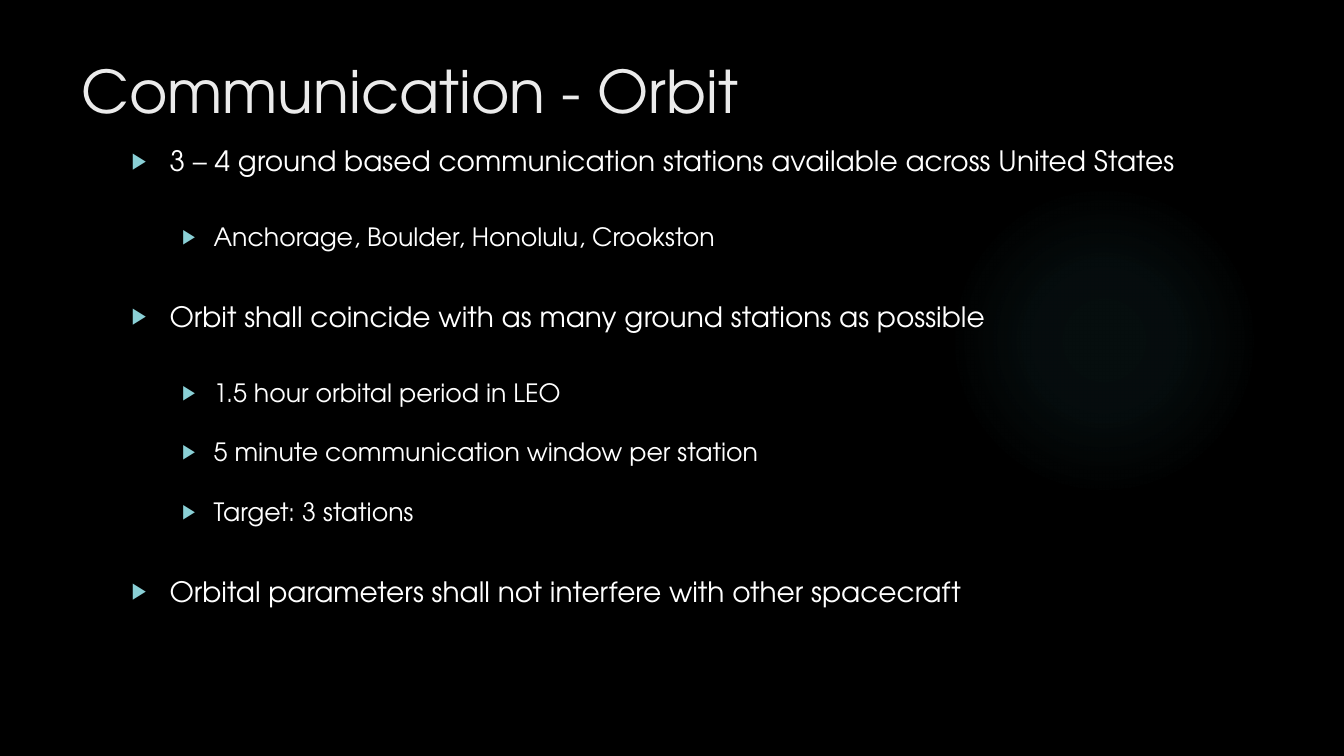
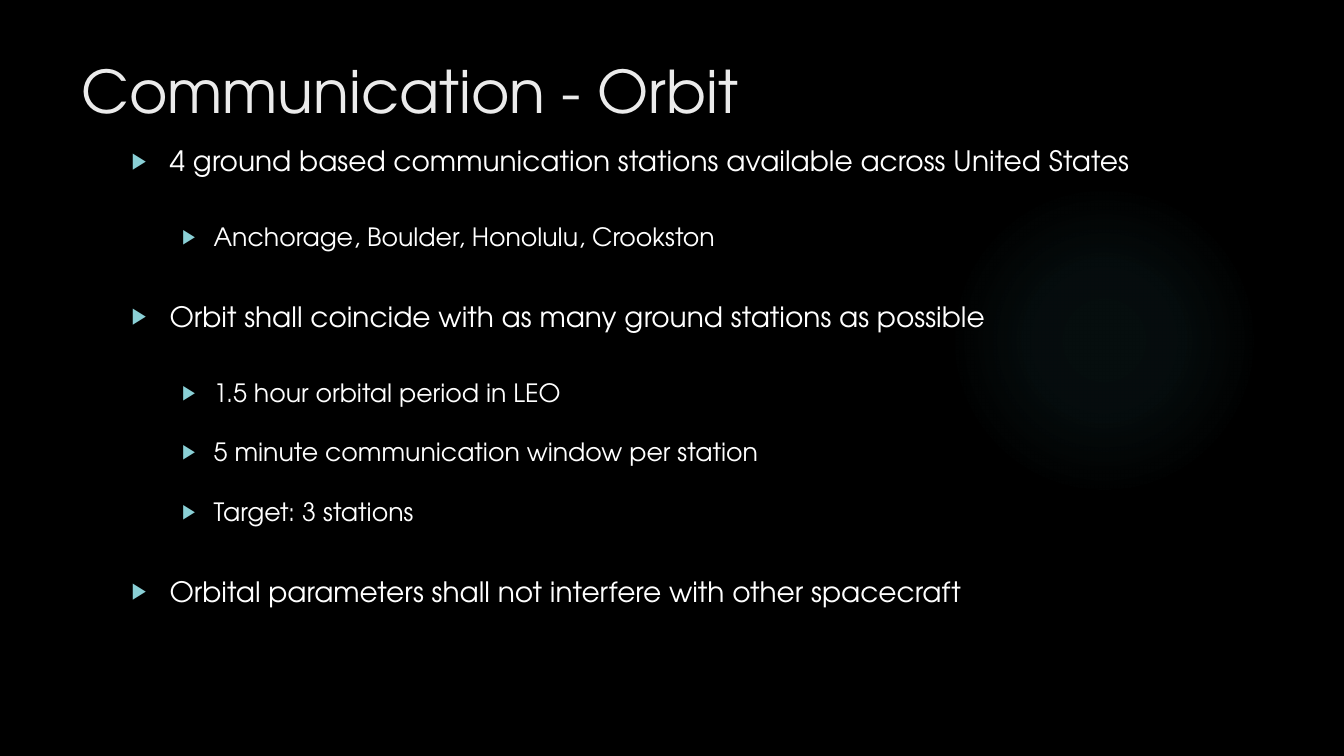
Before and after one commit to HASP-UMN/CubeSat, a slide deck: slide 19 of Presentations/PDR_Presentation.pptx. Drawn at 1344x756 pixels with LibreOffice and Linux fonts; fonts in the diff are those of the drawing; background and template pictures are left out. Boxes give left, top, right and bottom in pixels: in the first picture for what was removed or moved away, otherwise in the second. Text is boxed around its words. In the diff, an @@ line names an element or a change of style, - is before the commit and + after.

Commit message:
Fixed spelling mistakes

```diff
--- a/Presentations/PDR_Presentation.pptx
+++ b/Presentations/PDR_Presentation.pptx
@@ text at (170,150,1129,177): text changed @@
-▶ 3 – 4 ground based communication stations available across United States
+▶ 4 ground based communication stations available across United States
```
Also in this commit, not shown: 1 other slide changed.
